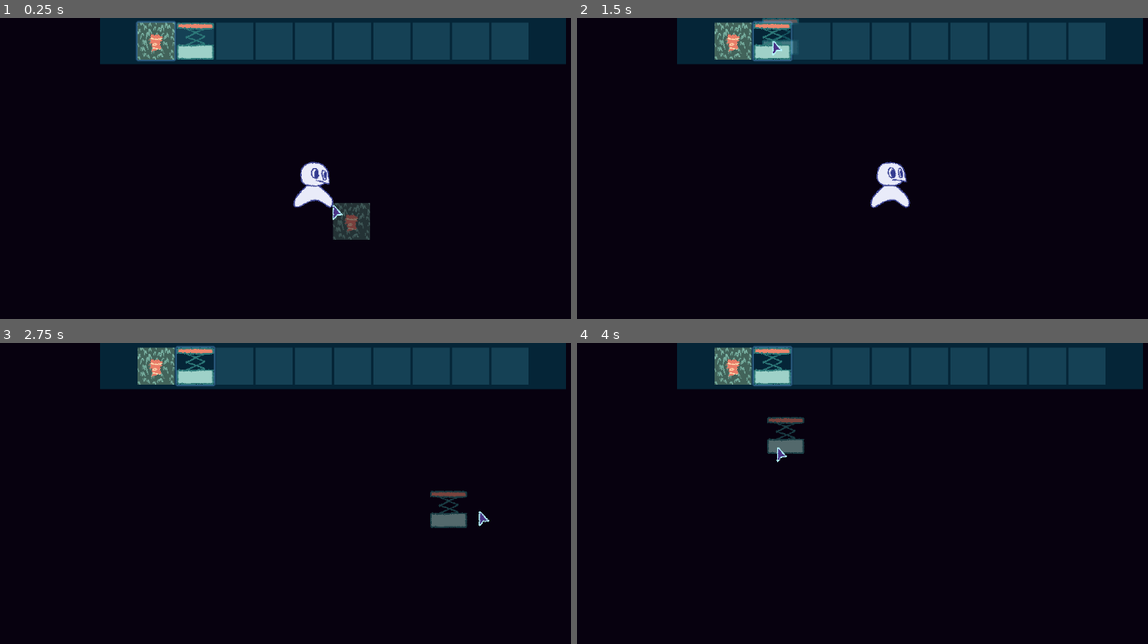
Above: before the commit, frames 1-4 (two rows, left to right).
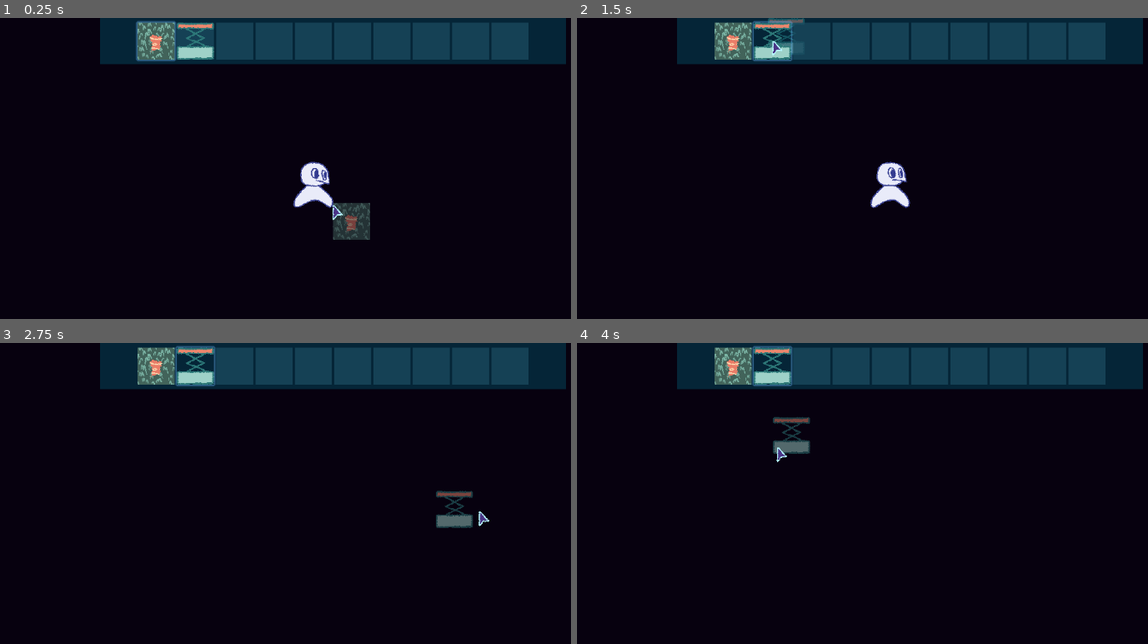
Above: after the commit, the same moments.

Repository: Nelbaiady/level-designer-project
Game: Godot game, scene res://Scenes/editor.tscn
Two runs of this game, one before a commit and one after it. Both use one fixed random seed, a clock stepped at 60 frames per second and the inputs below.
Inputs (mouse positions are in pixels of both pictures, inside the frame that each line leads up to):
- Up to frame 1 (0.25 s): no input
- Up to frame 2 (1.5 s): click (731, 42) at 0.5 s; click (771, 42) at 1.25 s
- Up to frame 3 (2.75 s): move the mouse to (479, 511) at 2.02 s; hold D (rRight) from 2.03 s (still down); hold E (erase) from 2.03 s (still down); tap X (jump) at 2.27 s
- Up to frame 4 (4 s): move the mouse to (776, 547) at 2.77 s; release E (erase) at 2.78 s; click (776, 547) at 2.85 s; tap X (jump) at 3.02 s; move the mouse to (976, 448) at 3.52 s; release D (rRight) at 3.53 s; hold Left (left) from 3.53 s (still down); hold Mouse wheel down (scrollDown) from 3.53 s (still down)

The runs differ from the first frame. In frame 1, 0.4% of the frame differs, in the area x 24-65%, y 1-74%; in frame 2, 0.5%; in frame 3, 0.7%; in frame 4, 0.7%, in the area x 24-41%, y 1-37%.

Commit message:
Sprite fixes
-Shortened spring sprites
-Updated the grass block icon to be consistent with the in-game version

Diff:
--- a/Scenes/Items/Objects/Spring/Spring.tres
+++ b/Scenes/Items/Objects/Spring/Spring.tres
@@ -8,6 +8,7 @@
 script = ExtResource("1_dime5")
 objectReference = ExtResource("1_a83kd")
 texture = ExtResource("2_a83kd")
+textureOffset = Vector2(10, 0)
 name = "spring"
 rosterID = 1
 metadata/_custom_type_script = "uid://c6m2hjthmh1nv"
--- a/Scenes/Items/Objects/Spring/Spring.tscn
+++ b/Scenes/Items/Objects/Spring/Spring.tscn
@@ -155,10 +155,10 @@
 tracks/3/interp = 1
 tracks/3/loop_wrap = true
 tracks/3/keys = {
-"times": PackedFloat32Array(0, 0.041666687, 0.08333337, 0.125, 0.16666669, 0.20833337, 0.25, 0.2916667, 0.33333337, 0.375, 0.4166667, 0.45833337, 0.5, 0.54166675, 0.5833334, 0.625, 0.66666675),
-"transitions": PackedFloat32Array(1, 1, 1, 1, 1, 1, 1, 1, 1, 1, 1, 1, 1, 1, 1, 1, 1),
-"update": 1,
-"values": [12, 13, 14, 15, 16, 17, 18, 19, 20, 21, 22, 23, 24, 25, 26, 27, 28]
+"times": PackedFloat32Array(0, 0.041666687, 0.08333337, 0.125, 0.16666669, 0.20833337, 0.25, 0.2916667, 0.33333337, 0.375, 0.4166667, 0.45833337, 0.5, 0.54166675, 0.5833334, 0.625),
+"transitions": PackedFloat32Array(1, 1, 1, 1, 1, 1, 1, 1, 1, 1, 1, 1, 1, 1, 1, 1),
+"update": 1,
+"values": [12, 13, 14, 15, 16, 17, 18, 19, 20, 21, 22, 23, 24, 25, 26, 27]
 }
 
 [sub_resource type="AnimationLibrary" id="AnimationLibrary_e7gxc"]
@@ -188,12 +188,14 @@
 libraries = {
 &"": SubResource("AnimationLibrary_e7gxc")
 }
+autoplay = "Spring_idle"
 
 [node name="CollisionShape2D" type="CollisionShape2D" parent="."]
 position = Vector2(0, 48)
 shape = SubResource("RectangleShape2D_kccgo")
 
 [node name="Area2D" type="Area2D" parent="."]
+position = Vector2(0, 16)
 
 [node name="CollisionShape2D" type="CollisionShape2D" parent="Area2D"]
 position = Vector2(0, -4)
Binary file changed: Scenes/Items/Objects/Spring/Spring.png
Binary file changed: Scenes/Items/Objects/Spring/springIcon.png
Binary file added: Scenes/Items/Terrain/grass/grassIco.png
Not shown, changed: Scenes/Items/Terrain/grass/grassIco.png.import
Binary file changed: Scenes/Items/Terrain/grass/grassIcon.png
Binary file removed: Scenes/Items/Terrain/grass/loweredResPlaceholderTiles.png
